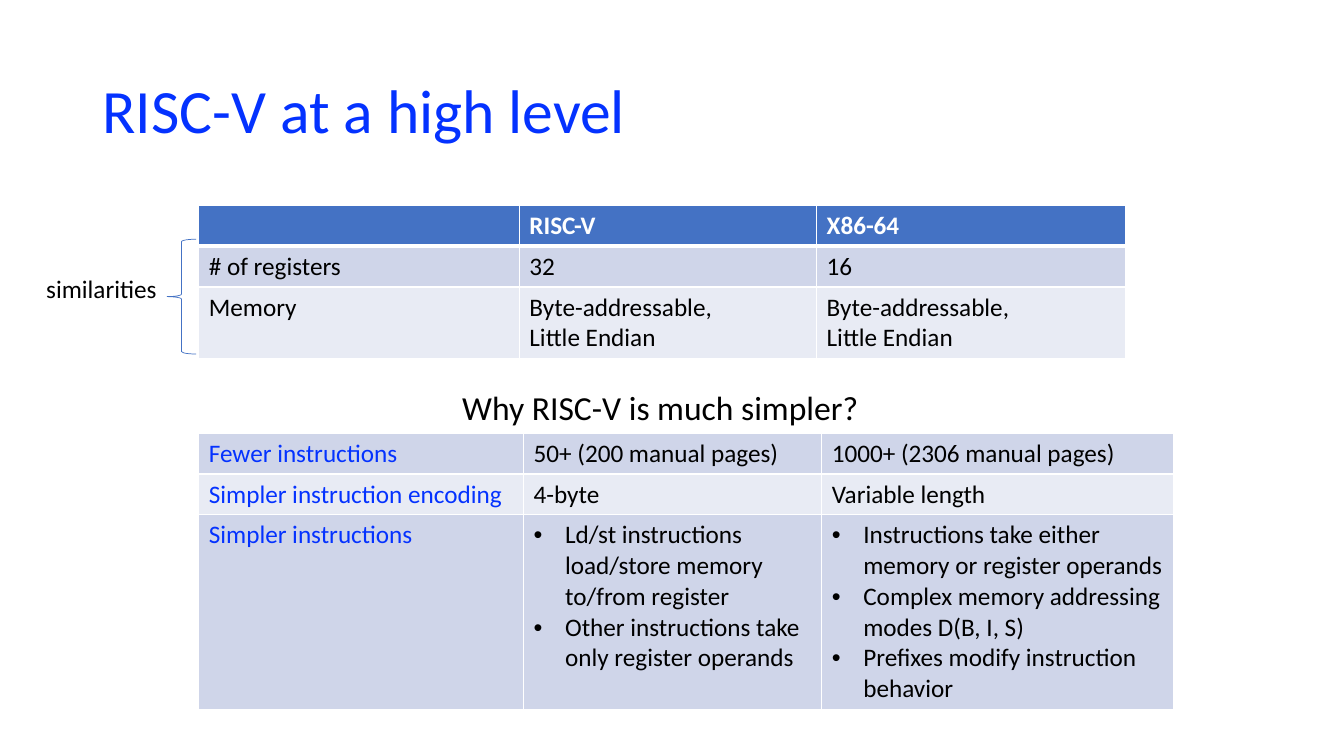
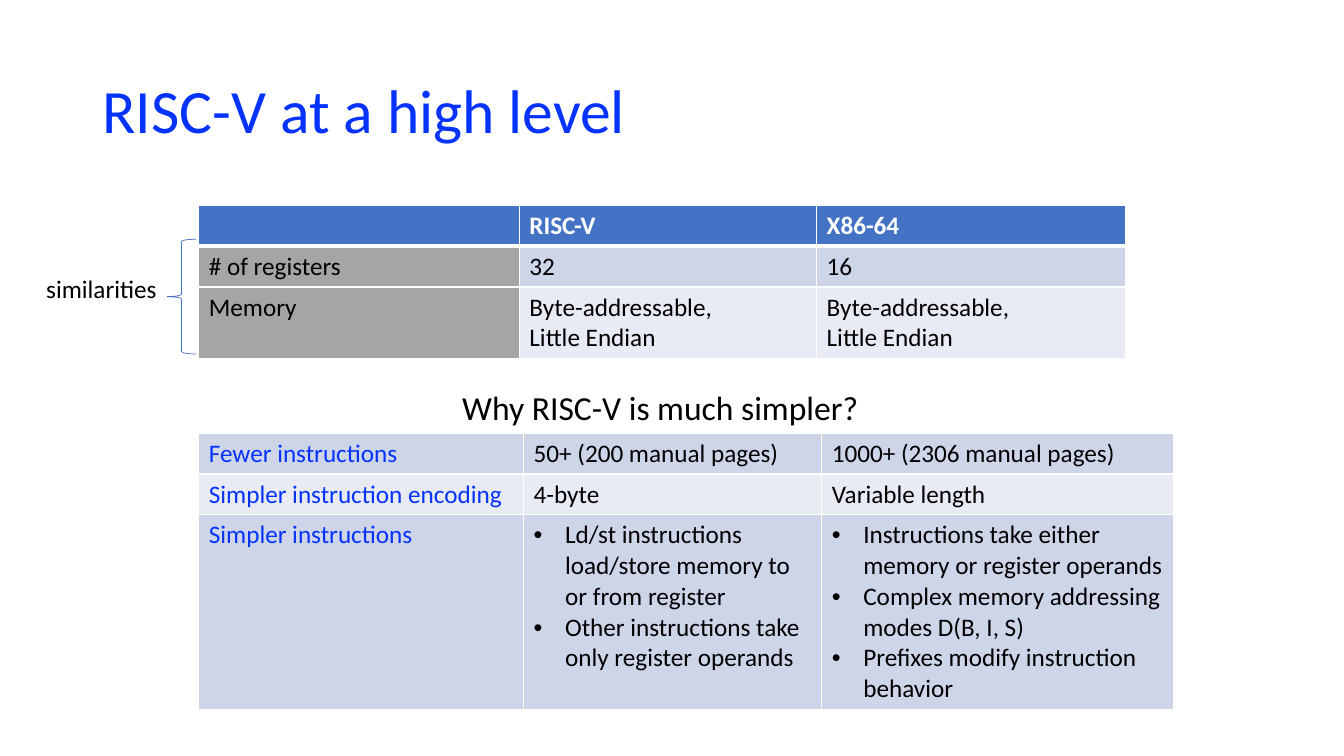
Before and after one commit to NYU-CSO/nyu-cso.github.io, a slide deck: slide 5 of notes/arch-cpu-simple.pptx. Drawn at 1344x756 pixels with LibreOffice and Linux fonts; fonts in the diff are those of the drawing. Boxes give left, top, right and bottom in pixels: in the first picture for what was removed or moved away, otherwise in the second. Text is boxed around its words. In the diff, an @@ line names an element or a change of style, - is before the commit and + after.

```diff
--- a/notes/arch-cpu-simple.pptx
+++ b/notes/arch-cpu-simple.pptx
@@ table at (199, 206, 1125, 358) @@
@@ fill #CFD5EA to #A5A5A5 in row 2, column 1 @@
@@ fill #E9EBF5 to #A5A5A5 in row 3, column 1 @@
@@ table at (199, 434, 1174, 707) @@
-row 3, column 2: Ld/st instructions load/store memory to/from register / Other instructions take only register operands
+row 3, column 2: Ld/st instructions load/store memory to or from register / Other instructions take only register operands
```
Also in this commit, not shown: 19 other slides changed, 1 slide added, 1 slide removed, 1 other file.
